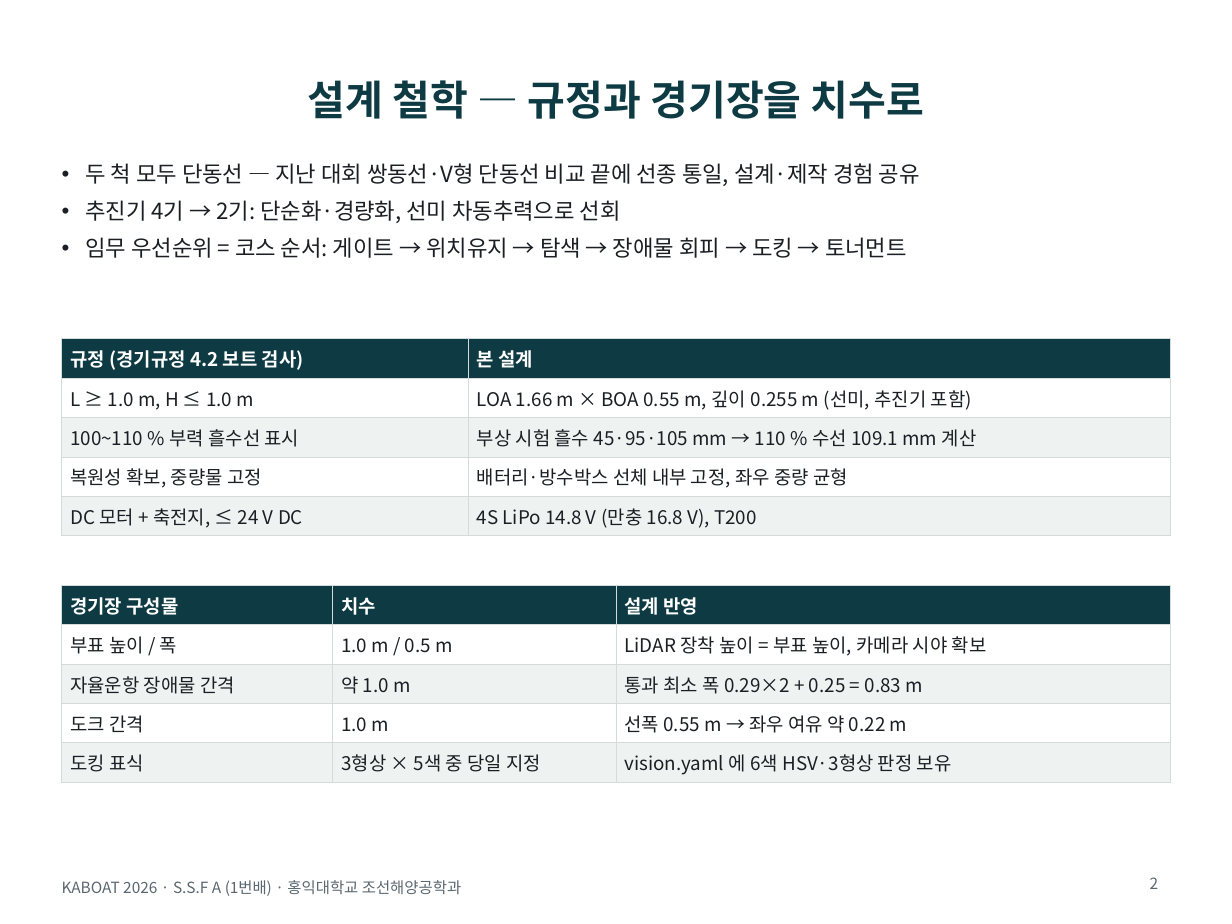
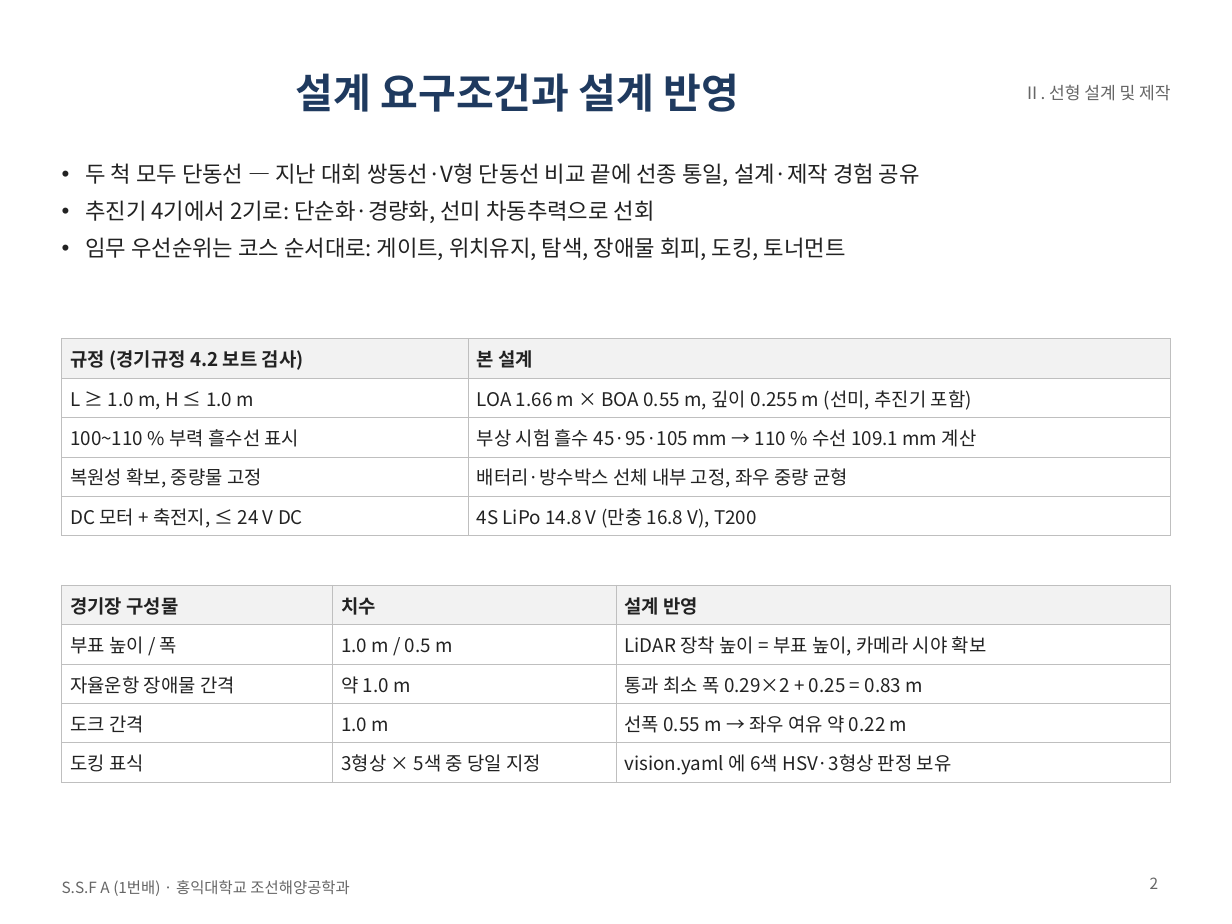
Before and after one commit to unmatsutake377-rgb/ros2_ws, a slide deck: slide 2 of docs/전달용/보고서_분담/발표자료_SSF_A.pptx. Drawn at 1232x924 pixels with LibreOffice and Linux fonts; fonts in the diff are those of the drawing. Boxes give left, top, right and bottom in pixels: in the first picture for what was removed or moved away, otherwise in the second. Text is boxed around its words. In the diff, an @@ line names an element or a change of style, - is before the commit and + after.

```diff
--- a/docs/전달용/보고서_분담/발표자료_SSF_A.pptx
+++ b/docs/전달용/보고서_분담/발표자료_SSF_A.pptx
@@ title at bbox=[296, 73, 740, 112]: text changed; text colour #0E3B43 to #1F3A5F @@
-설계 철학 — 규정과 경기장을 치수로
+설계 요구조건과 설계 반영
@@ text added at bbox=[1024, 85, 1170, 101], 10 pt, text #666666 @@
+Ⅱ. 선형 설계 및 제작
@@ text at bbox=[86, 200, 846, 260]: text changed; text colour #1B1F23 to #222222 @@
-• 추진기 4기 → 2기: 단순화·경량화, 선미 차동추력으로 선회
-• 임무 우선순위 = 코스 순서: 게이트 → 위치유지 → 탐색 → 장애물 회피 → 도킹 → 토너먼트
+• 추진기 4기에서 2기로: 단순화·경량화, 선미 차동추력으로 선회
+• 임무 우선순위는 코스 순서대로: 게이트, 위치유지, 탐색, 장애물 회피, 도킹, 토너먼트
@@ table at bbox=[62, 339, 1170, 532] @@
@@ fill #0E3B43 to #F2F2F2 in row 1 @@
@@ fill #EEF3F2 to none in 4 cells @@
@@ text colour #FFFFFF to #222222 in "규정 (경기규정 4.2 보트 검사)", "본 설계" @@
@@ text colour #1B1F23 to #222222 @@
@@ borders changed @@
@@ table at bbox=[62, 585, 1170, 779] @@
@@ fill #0E3B43 to #F2F2F2 in row 1 @@
@@ fill #EEF3F2 to none in 6 cells @@
@@ text colour #FFFFFF to #222222 in "경기장 구성물", "치수", "설계 반영" @@
@@ text colour #1B1F23 to #222222 @@
@@ borders changed @@
@@ text at bbox=[62, 880, 349, 896]: text changed; text colour #5B6770 to #666666 @@
-KABOAT 2026 · S.S.F A (1번배) · 홍익대학교 조선해양공학과
+S.S.F A (1번배) · 홍익대학교 조선해양공학과
```
Also in this commit, not shown: 11 other slides changed, 2 other files.
